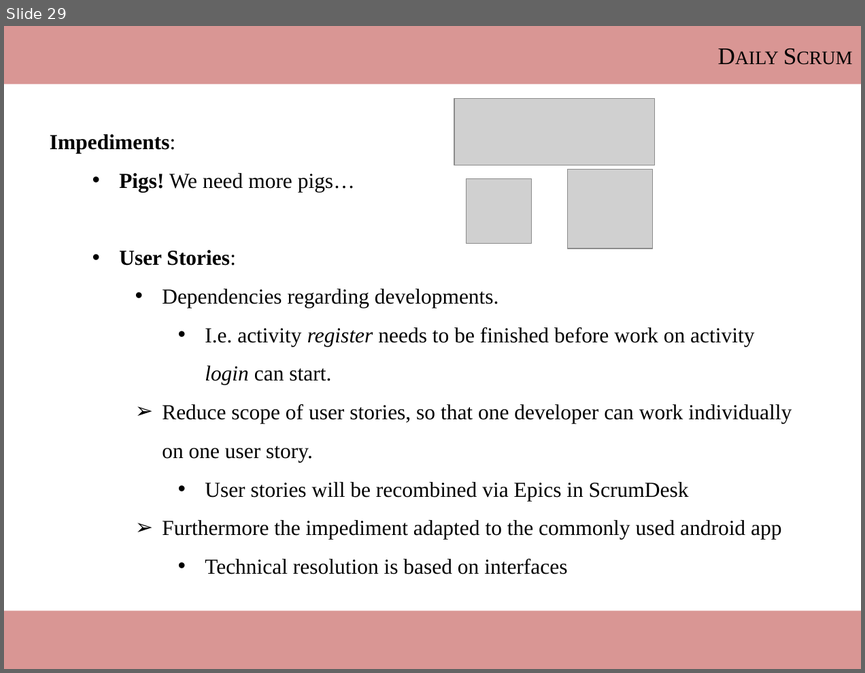
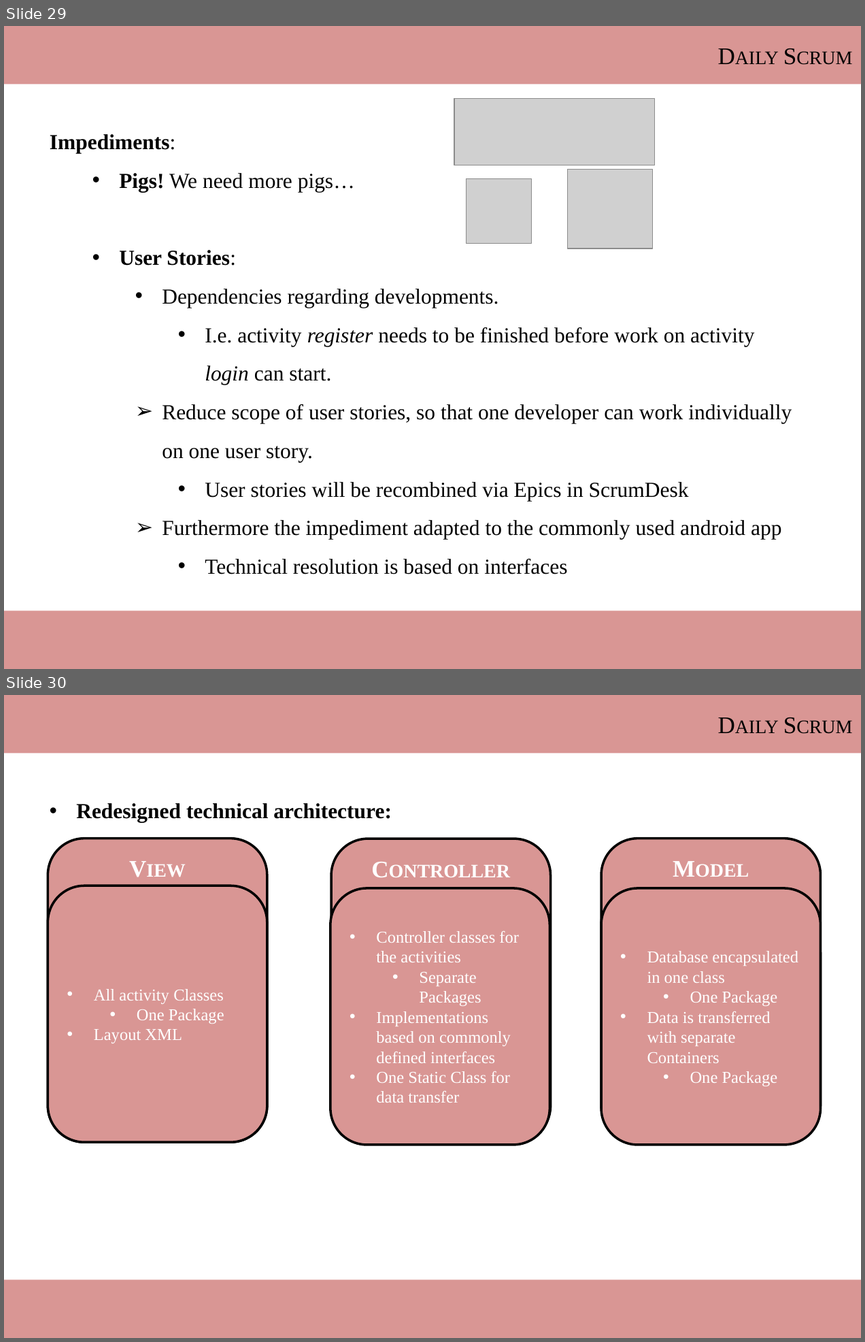
Before and after one commit to ThomasRoehl/ShopAdmin, a slide deck: Dokumentation/ShopAdmin_slidecollection.pptx. Shown one above the other, each under a label of ours: slide 29 before the commit, slides 29 and 30 after it. The pictures are 865x673 and 865x1342 pixels, drawn with LibreOffice and Linux fonts; fonts in the diff are those of the drawing; grey boxes stand for pictures. Boxes give left, top, right and bottom in pixels: in the first picture for what was removed or moved away, otherwise in the second. Text is boxed around its words. In the diff, an @@ line names an element or a change of style, - is before the commit and + after.

```diff
--- a/Dokumentation/ShopAdmin_slidecollection.pptx
+++ b/Dokumentation/ShopAdmin_slidecollection.pptx
@@ slide 30 added at (x1=4, y1=695, x2=861, y2=1338), background #FFFFFF @@
@@ rectangle added at (x1=4, y1=695, x2=861, y2=753), fill #D99694, 20 pt, text #000000, small capitals @@
+Daily Scrum
@@ text added at (x1=76, y1=803, x2=392, y2=823), 18 pt, text #000000, bold @@
+• Redesigned technical architecture:
@@ rounded rectangle added at (x1=48, y1=838, x2=267, y2=1141), fill #D99694, outline #000000 2 pt, 20 pt, text #FFFFFF, bold, small capitals @@
+View
@@ rounded rectangle added at (x1=331, y1=839, x2=551, y2=1142), fill #D99694, outline #000000 2 pt, 20 pt, text #FFFFFF, bold, small capitals @@
+Controller
@@ rounded rectangle added at (x1=601, y1=838, x2=821, y2=1141), fill #D99694, outline #000000 2 pt, 20 pt, text #FFFFFF, bold, small capitals @@
+Model
@@ rounded rectangle added at (x1=48, y1=885, x2=267, y2=1141), fill #D99694, outline #000000 2 pt, 14 pt, text #FFFFFF @@
+• All activity Classes
+  • One Package
+• Layout XML
@@ rounded rectangle added at (x1=330, y1=888, x2=550, y2=1144), fill #D99694, outline #000000 2 pt, 14 pt, text #FFFFFF @@
+• Controller classes for the activities
+  • Separate Packages
+• Implementations based on commonly defined interfaces
+• One Static Class for data transfer
@@ rounded rectangle added at (x1=601, y1=888, x2=821, y2=1144), fill #D99694, outline #000000 2 pt, 14 pt, text #FFFFFF @@
+• Database encapsulated in one class
+  • One Package
+• Data is transferred with separate Containers
+  • One Package
@@ rectangle added at (x1=4, y1=1279, x2=861, y2=1338), fill #D99694 @@
```
Also in this commit, not shown: 1 slide changed, 3 other slides added, 2 other files.
